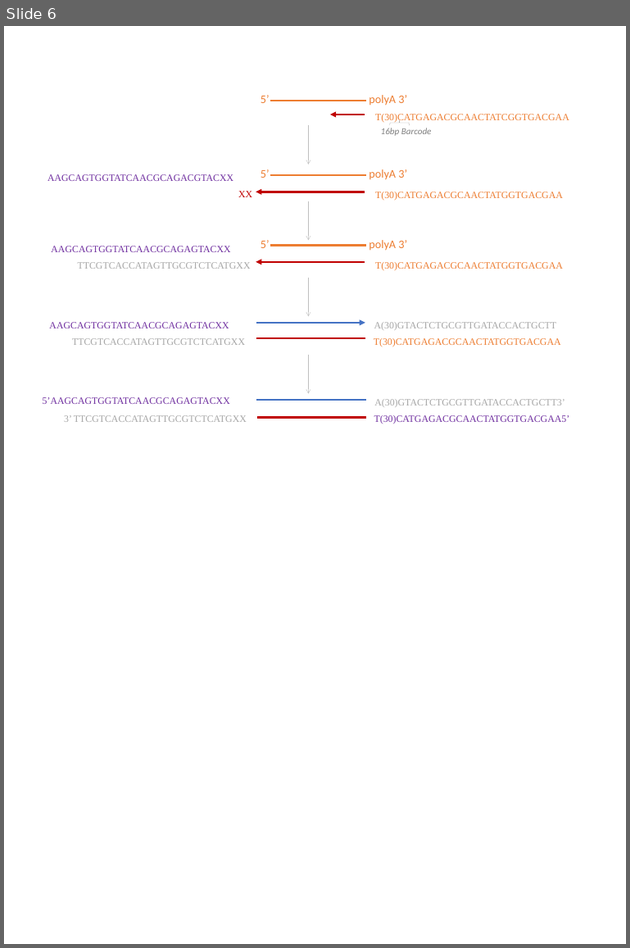
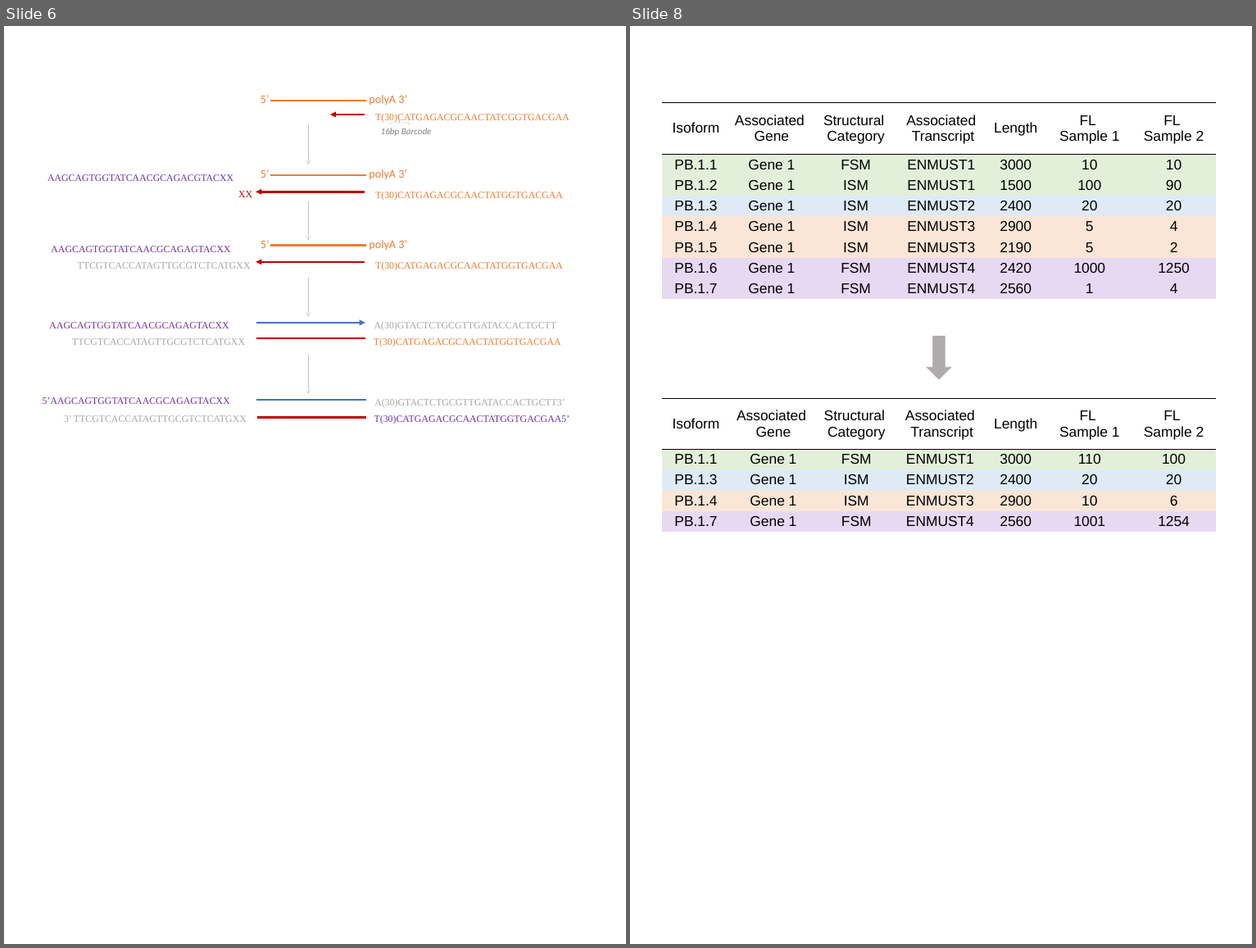
Before and after one commit to SziKayLeung/Thesis, a slide deck: Project_Development/Pictures/Pipeline.pptx. Shown side by side, each under a label of ours: slide 6 before the commit, slides 6 and 8 after it; the slides between them are not shown. The pictures are 630x948 and 1256x948 pixels, drawn with LibreOffice and Linux fonts; fonts in the diff are those of the drawing. Boxes give left, top, right and bottom in pixels: in the first picture for what was removed or moved away, otherwise in the second. Text is boxed around its words. In the diff, an @@ line names an element or a change of style, - is before the commit and + after.

```diff
--- a/Project_Development/Pictures/Pipeline.pptx
+++ b/Project_Development/Pictures/Pipeline.pptx
@@ slide 8 added at bbox=[630, 26, 1252, 944], background #FFFFFF @@
@@ table added at bbox=[662, 102, 1216, 329], 9 rows, 7 columns @@
+Isoform | Associated / Gene | Structural / Category | Associated / Transcript | Length | FL / Sample 1 | FL / Sample 2
+PB.1.1 | Gene 1 | FSM | ENMUST1 | 3000 | 10 | 10
+PB.1.2 | Gene 1 | ISM | ENMUST1 | 1500 | 100 | 90
+PB.1.3 | Gene 1 | ISM | ENMUST2 | 2400 | 20 | 20
+PB.1.4 | Gene 1 | ISM | ENMUST3 | 2900 | 5 | 4
+PB.1.5 | Gene 1 | ISM | ENMUST3 | 2190 | 5 | 2
+PB.1.6 | Gene 1 | FSM | ENMUST4 | 2420 | 1000 | 1250
+PB.1.7 | Gene 1 | FSM | ENMUST4 | 2560 | 1 | 4
+ |  |  |  |  |  | 
@@ down arrow added at bbox=[928, 337, 951, 380], fill #AFABAB, outline #AFABAB 1 pt @@
@@ table added at bbox=[662, 399, 1216, 537], 5 rows, 7 columns @@
+Isoform | Associated / Gene | Structural / Category | Associated / Transcript | Length | FL / Sample 1 | FL / Sample 2
+PB.1.1 | Gene 1 | FSM | ENMUST1 | 3000 | 110 | 100
+PB.1.3 | Gene 1 | ISM | ENMUST2 | 2400 | 20 | 20
+PB.1.4 | Gene 1 | ISM | ENMUST3 | 2900 | 10 | 6
+PB.1.7 | Gene 1 | FSM | ENMUST4 | 2560 | 1001 | 1254
```
Also in this commit, not shown: 1 slide changed, 40 other files.
